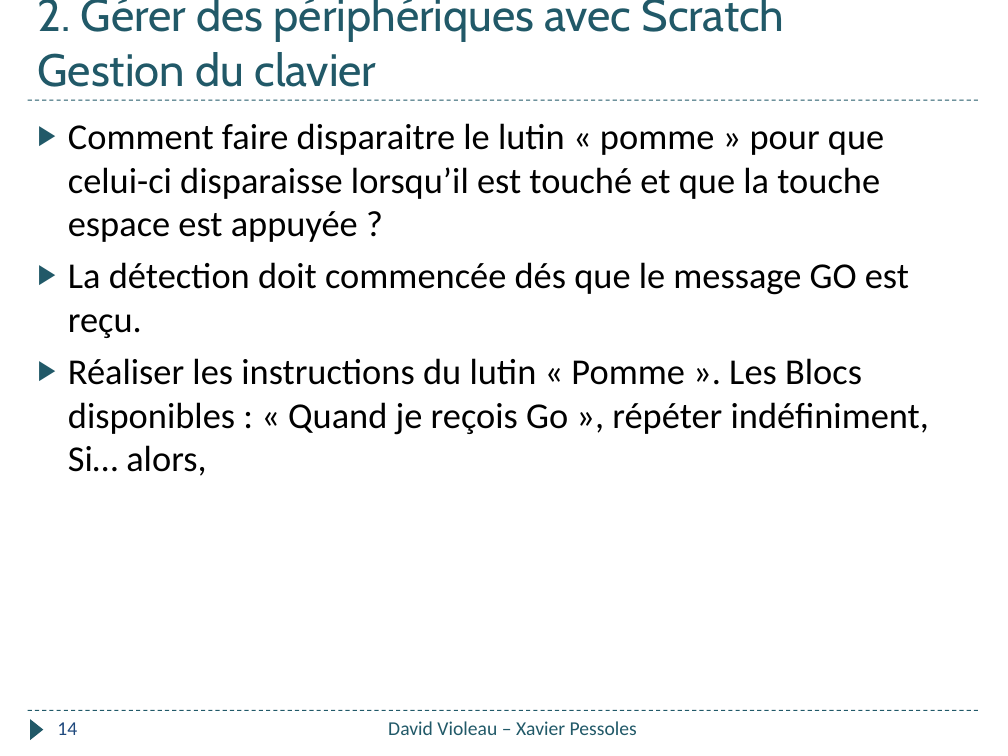
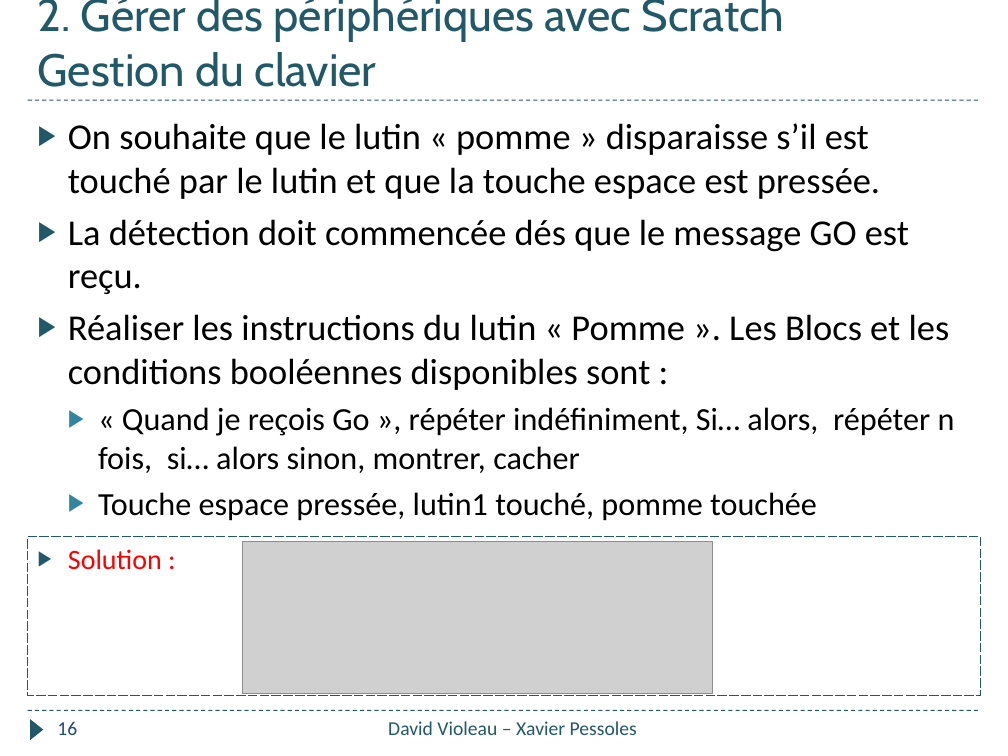
Before and after one commit to xpessoles/Informatique_College, a slide deck: slide 16 of Formation_2018/Quizz_Pomme/Quizz_Pomme.pptx (slide 14 before the commit). Drawn at 1008x756 pixels with LibreOffice and Linux fonts; fonts in the diff are those of the drawing; grey boxes stand for pictures. Boxes give left, top, right and bottom in pixels: in the first picture for what was removed or moved away, otherwise in the second. Text is boxed around its words. In the diff, an @@ line names an element or a change of style, - is before the commit and + after.

Commit message:
MAJ ?

```diff
--- a/Formation_2018/Quizz_Pomme/Quizz_Pomme.pptx
+++ b/Formation_2018/Quizz_Pomme/Quizz_Pomme.pptx
@@ text at (68, 123, 880, 199): text changed @@
-▶ Comment faire disparaitre le lutin « pomme » pour que celui-ci disparaisse lorsqu’il est touché et que la touche espace est appuyée ?
+▶ On souhaite que le lutin « pomme » disparaisse s’il est touché par le lutin et que la touche espace est pressée.
@@ text at (68, 314, 955, 521): text changed; size 26 to 23 pt @@
-▶ Réaliser les instructions du lutin « Pomme ». Les Blocs disponibles : « Quand je reçois Go », répéter indéfiniment, Si… alors,
+▶ Réaliser les instructions du lutin « Pomme ». Les Blocs et les conditions booléennes disponibles sont :
+  ▶ « Quand je reçois Go », répéter indéfiniment, Si… alors, répéter n fois, si… alors sinon, montrer, cacher
+  ▶ Touche espace pressée, lutin1 touché, pomme touchée
@@ rectangle added at (28, 536, 981, 695), outline #215968 0.75 pt dashed, 20 pt, text #FF0000 @@
+▶ Solution :
@@ picture added at (242, 541, 713, 694) @@
@@ page number at (57, 721, 77, 735): text changed @@
-14
+16
```
Also in this commit, not shown: 6 other slides changed, 2 slides added, 8 slides removed.
